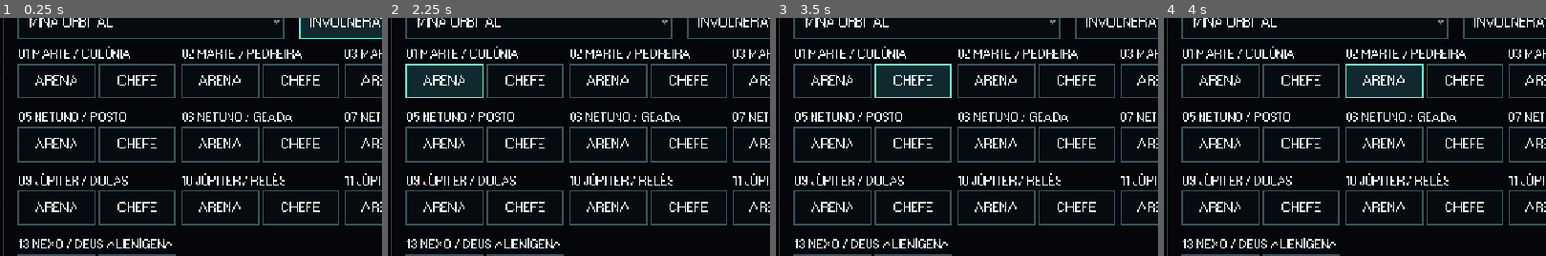
Above: before the commit, frames 1-4 (left to right).
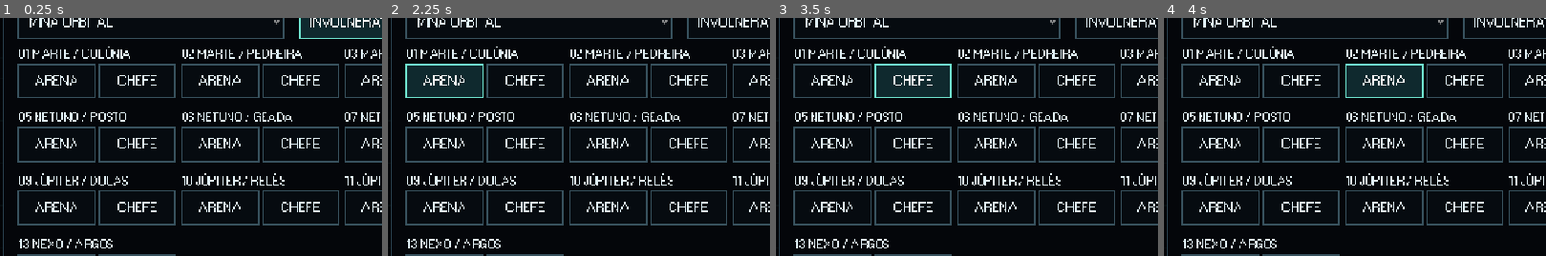
Above: after the commit, the same moments.

Repository: Honorato1337/Noctir
Game: Godot game, scene res://scenes/ui/test_arena_menu.tscn
Same seed, same stepped clock (60 frames per second), same inputs: the game is played once before the commit and once after it. This scene is started directly instead of the project's main scene.
Inputs:
- Up to frame 1 (0.25 s): no input
- Up to frame 2 (2.25 s): click "MINA ORBITAL" at 0.5 s; click "INVULNERÁVEL" at 1.25 s; click "ARENA" at 2 s
- Up to frame 3 (3.5 s): click "CHEFE" at 2.75 s
- Up to frame 4 (4 s): click "ARENA" at 3.5 s
The pictures show only the part of the screen within x 5-55%, y 23-73%; the shares and areas given below are measured in that part.

The runs differ from the first frame. In frame 1, 0.4% of the frame differs, in the area x 19-45%, y 92-97%; in frame 2, 0.4%; in frame 3, 0.4%; in frame 4, 0.4%.

Commit message:
Reformula apresentacao, galeria Full HD e bestiario dos inimigos

Diff:
--- a/scenes/ui/test_arena_menu.tscn
+++ b/scenes/ui/test_arena_menu.tscn
@@ -206,7 +206,7 @@
 custom_minimum_size = Vector2(236,88)
 size_flags_horizontal = 3
 [node name="Name" type="Label" parent="Center/Card/Box/Arenas/Room13"]
-text = "13 NEXO / DEUS ALIENÍGENA"
+text = "13 NEXO / ARGOS"
 theme_override_font_sizes/font_size = 20
 [node name="Actions" type="HBoxContainer" parent="Center/Card/Box/Arenas/Room13"]
 [node name="TestArena13" type="Button" parent="Center/Card/Box/Arenas/Room13/Actions"]
--- a/scripts/enemy.gd
+++ b/scripts/enemy.gd
@@ -1,4 +1,6 @@
 extends Node2D
+
+const Names = preload("res://scripts/enemy_names.gd")
 
 var attack_visual_time := 0.0
 var final_spin_time := 0.0
@@ -269,7 +271,7 @@
 		game.fx.sparks(position, Color("fff0ac"), 8, 60)
 
 func superboss_name() -> String:
-	return "DEUS ALIENÍGENA" if god else ["IMPERADOR FERRUGEM", "LEVIATÃ BOREAL", "TITÃ DA TEMPESTADE"][mini(kind, 2)]
+	return Names.name_for(kind, true, true, god, jupiter_role)
 
 func boss_motion(chase: Vector2, direction: Vector2, distance: float, obstructed: bool) -> Vector2:
 	final_dashing = false
@@ -454,6 +456,4 @@
 					draw_line(Vector2.ZERO, Vector2.RIGHT.rotated(super_gap_angle + side * 0.30) * 320, Color(0.45, 1, 0.8, 0.65), 2)
 
 func display_name() -> String:
-	if superboss:
-		return superboss_name()
-	return ["GUARDIÃO FERRUGEM", "GUARDIÃO BOREAL", "GUARDIÃO DA TEMPESTADE"][mini(kind, 2)]
+	return Names.name_for(kind, boss, superboss, god, jupiter_role)
--- /dev/null
+++ b/scripts/enemy_names.gd
@@ -0,0 +1,13 @@
+extends RefCounted
+# Public names follow the authored silhouettes; keep filenames stable.
+const MOBS := ["GOSMA RUBRA", "ESPINHO BOREAL"]
+const JUPITER := ["CUBO INVESTIDOR", "CUBO ARTILHEIRO", "CUBO GRAVITACIONAL"]
+const BOSSES := ["DEVORADOR DE SUCATA", "LANCEIRO BOREAL", "NÚCLEO DA TORMENTA"]
+const SUPERS := ["MANDÍBULA FERRUGEM", "CERVO ABISSAL", "TITÃ DE ÍONS"]
+const FINAL := "ARGOS, O OLHO DO CAOS"
+static func name_for(kind: int, boss: bool, superboss: bool, god: bool, role: int = 0) -> String:
+	if god: return FINAL
+	if superboss: return SUPERS[clampi(kind,0,2)]
+	if boss: return BOSSES[clampi(kind,0,2)]
+	if kind == 2: return JUPITER[clampi(role,0,2)]
+	return MOBS[clampi(kind,0,1)]
--- a/scripts/game.gd
+++ b/scripts/game.gd
@@ -524,11 +524,11 @@
 	spawn_enemy(true)
 	pending += 14 + room * 2
 	time_left += 20
-	message = "GUARDIÃO DA ARENA • elimine o chefe e os reforços!"
+	message = boss_ref.display_name() + " • elimine o chefe e os reforços!"
 	message_time = 4
 	if planet_index == 1:
 		environment_clock = 3.5
-		message = "GUARDIÃO BOREAL • cuidado com a geada e os reforços!"
+		message = boss_ref.display_name() + " • cuidado com a geada e os reforços!"
 	if boss_ref.superboss:
 		pending += 10
 		boss_summon_budget += 8
--- /dev/null
+++ b/tools/capture_gallery.gd
@@ -0,0 +1,136 @@
+extends SceneTree
+const DEST := "res://docs/media/gallery/"
+var game: Node2D
+var records: Array[Dictionary] = []
+func _initialize() -> void: call_deferred("run")
+func shot(file: String, caption: String) -> void:
+	if game.state == "playing": game.fx._process(.18)
+	for i in 5: await process_frame
+	await RenderingServer.frame_post_draw
+	assert(root.get_texture().get_image().save_png(DEST+file+".png") == OK)
+	records.append({"file":file+".png","caption":caption,"width":1920,"height":1080})
+	print("CAPTURED "+file)
+func prepare(room: int, endless: bool = false) -> void:
+	game.preferences.touch_mode = 2
+	game.start_run(false,room,"hard","endless" if endless else "campaign")
+	game.set_physics_process(false)
+	game.player.set_physics_process(false)
+	game.loot.set_physics_process(false)
+	game.weather.set_physics_process(false)
+	game.player.position = game.arena.get_center()
+	if game.blocked(game.player.position,24): game.player.position += Vector2(0,140)
+	game.player.immunity = 999
+	game.player.aim = Vector2.RIGHT
+	game.loot.slots.assign(["bomb","shield"])
+	game.deployables.inventory = "mine"
+	game.time_left = 73
+	game.elapsed = 127
+	game.configure_camera()
+func populate(count: int, mixed: bool = false) -> void:
+	for i in count:
+		game.spawn_enemy()
+		var mob = game.enemies.get_child(-1)
+		mob.set_physics_process(false)
+		if mixed: mob.kind = i%3
+		for attempt in 80:
+			var at: Vector2 = game.player.position+Vector2.from_angle(game.rng.randf()*TAU)*game.rng.randf_range(170,570)
+			if game.arena.grow(-50).has_point(at) and not game.blocked(at,mob.radius+8):
+				mob.position = at
+				break
+		mob.age = float(i)*.2
+		mob.charge_phase = fmod(float(i)*.2,2.7)
+		mob.attack_visual_time = .3 if i%3 == 0 else 0
+		mob.update_visual()
+	game.pending = maxi(0,game.wave_total-count)
+func boss_at() -> void:
+	game.begin_boss()
+	game.boss_ref.set_physics_process(false)
+	game.boss_ref.position = game.player.position+Vector2(280,-90)
+	game.boss_ref.health = game.boss_ref.max_health*.65
+	game.boss_ref.update_visual()
+	game.message_time = 0
+func shoot_scene(radial: bool = false) -> void:
+	if radial:
+		for i in 4:
+			game.player.clock += .07
+			game.player.fire_berserk()
+	else:
+		game.player.fire(game.player.position,Vector2.RIGHT,false)
+		game.player.weapon_animation = .4
+	if is_instance_valid(game.boss_ref):
+		game.boss_ref.super_aim = game.boss_ref.position.direction_to(game.player.position)
+		game.boss_ref.super_gap_angle = 2.4
+		game.boss_ref.fire_super_attack()
+		if radial:
+			for pattern in [1,2]: game.boss_ref.fire_super_layer(pattern,1)
+		game.boss_ref.final_rotation = .7 if game.boss_ref.god else 0
+		game.boss_ref.update_visual()
+func run() -> void:
+	game = load("res://scenes/main.tscn").instantiate()
+	game.smoke_mode = true
+	root.add_child(game)
+	root.size = Vector2i(1920,1080)
+	game.rng.seed = 20261018
+	game.preferences.touch_mode = 2
+	game.progression = load("res://scripts/progression.gd").new()
+	game.progression.abilities.berserk = 1
+	await shot("01-menu","Menu principal e astronauta")
+	for sector in 3:
+		prepare([3,7,11][sector])
+		populate(42)
+		boss_at()
+		shoot_scene()
+		await shot(["02-marte","03-netuno","04-jupiter"][sector],["Marte: Mandíbula Ferrugem e Gosmas Rubras","Netuno: Cervo Abissal e Espinhos Boreais","Júpiter: Cubos da Tormenta e Titã de Íons"][sector])
+	prepare(0,true)
+	game.survival.wave = 8
+	game.survival.start_wave()
+	populate(65,true)
+	game.weather.start_event("rift")
+	game.weather._physics_process(2.1)
+	game.message_time = 0
+	shoot_scene(true)
+	await shot("05-sobrevivencia","Horda 9 em Plutão com inimigos de todos os planetas")
+	prepare(12)
+	populate(76,true)
+	boss_at()
+	game.boss_ref.super_phase = 3
+	game.player.health = 2
+	game.time_left = 12
+	game.activate_berserk()
+	game.message_time = 0
+	shoot_scene(true)
+	for i in game.bullets.get_child_count():
+		var bullet = game.bullets.get_child(i)
+		bullet.set_physics_process(false)
+		bullet._physics_process(.15+fmod(float(i),5)*.13)
+	game.fx.explosion(game.player.position+Vector2(-220,120),Color("ff966e"),60)
+	await shot("06-caos-argos","Argos em combate denso: mobs, rajadas, meteoros e Berserk")
+	game.clear_container(game.enemies)
+	game.pending = 0
+	game.finish_arena()
+	game.collection_left = 3
+	game.player.position = game.portal+Vector2(-180,40)
+	game.configure_camera()
+	for i in 18:
+		var at: Vector2 = game.player.position+Vector2.from_angle(float(i)*TAU/18)*140
+		if not game.blocked(at,8): game.loot.drops.append({"pos":at,"type":"coin","value":3,"age":0.0})
+	game.loot.queue_redraw()
+	await shot("07-extracao","Três segundos para embarcar: itens e moedas em risco")
+	game.loot.coins = 93
+	game.board_after_clear(true)
+	await shot("08-loja","Loja com prazo de 20 segundos e penalidade por atraso")
+	prepare(8)
+	populate(28)
+	game.preferences.touch_mode = 1
+	shoot_scene()
+	await shot("09-mobile","Interface com controles por toque")
+	game.preferences.touch_mode = 2
+	game.show_menu()
+	game.show_settings()
+	await shot("10-configuracoes","Configurações de áudio com volumes separados")
+	var file := FileAccess.open(DEST+"manifest.json",FileAccess.WRITE)
+	file.store_string(JSON.stringify({"source":"Godot, branch main após v0.2.7","staged":true,"note":"Cenários de demonstração com inimigos posicionados por script; arte, HUD e efeitos renderizados pelo jogo.","screenshots":records},"\t"))
+	file.close()
+	game.queue_free()
+	await process_frame
+	quit()
Binary file added: docs/media/gallery/01-menu.png
Binary file added: docs/media/gallery/02-marte.png
Binary file added: docs/media/gallery/03-netuno.png
Binary file added: docs/media/gallery/04-jupiter.png
Binary file added: docs/media/gallery/05-sobrevivencia.png
Binary file added: docs/media/gallery/06-caos-argos.png
Binary file added: docs/media/gallery/07-extracao.png
Binary file added: docs/media/gallery/08-loja.png
Binary file added: docs/media/gallery/09-mobile.png
Binary file added: docs/media/gallery/10-configuracoes.png
Not shown, added: docs/media/gallery/manifest.json
Not shown, changed: README.md
(and 5 more such lines)
